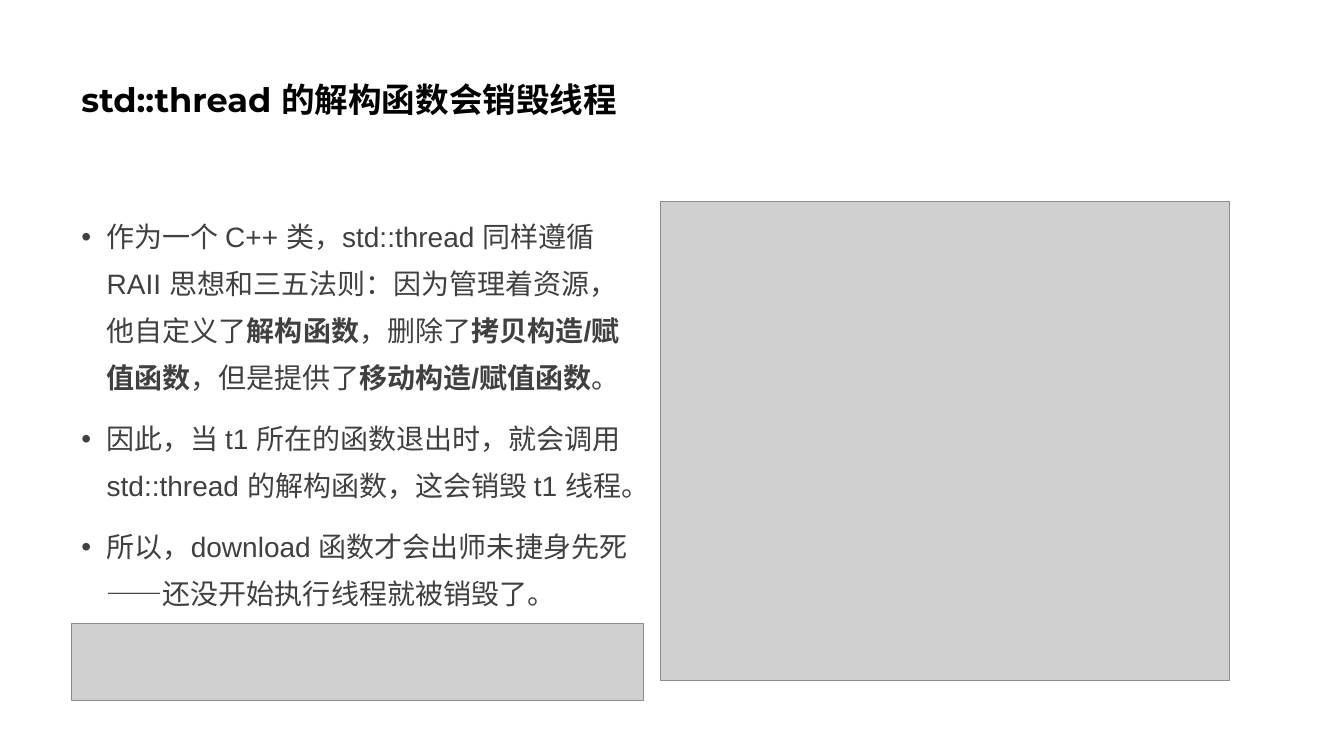
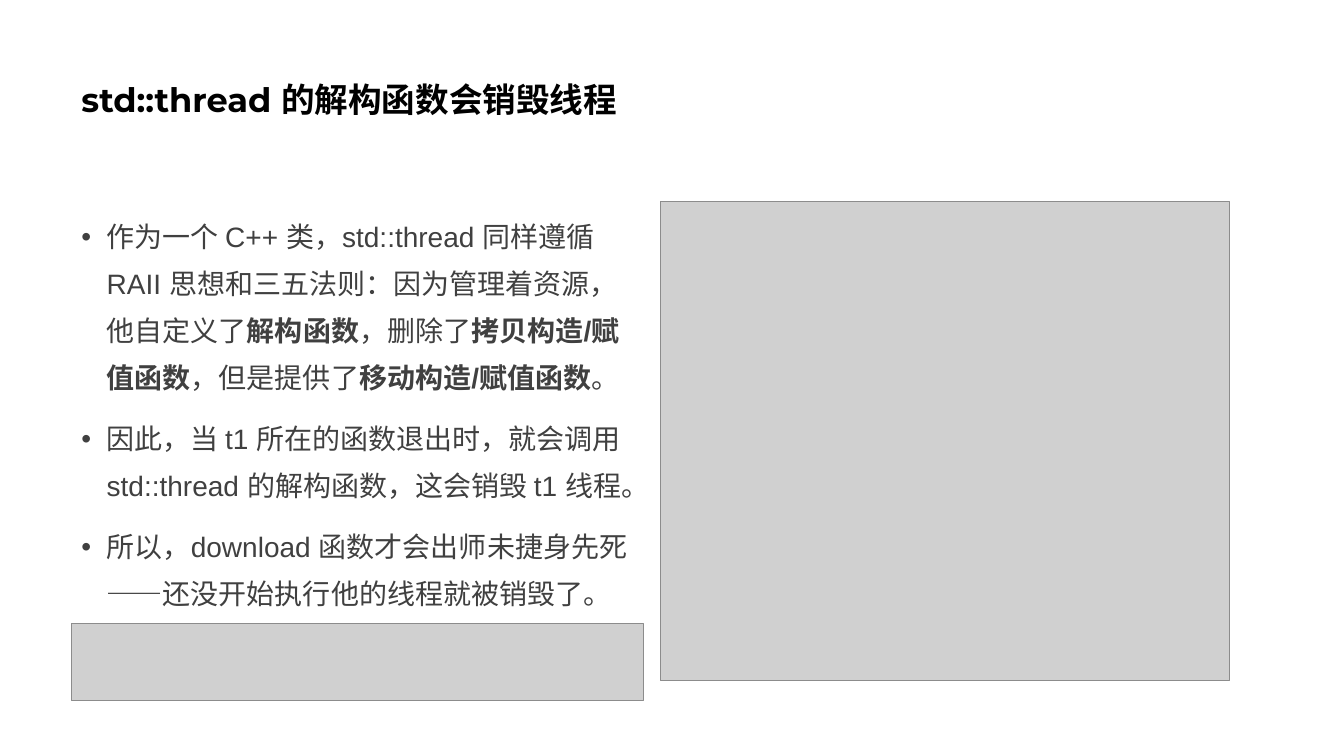
Before and after one commit to parallel101/course, a slide deck: slide 11 of 05/slides.pptx. Drawn at 1344x756 pixels with LibreOffice and Linux fonts; fonts in the diff are those of the drawing; grey boxes stand for pictures. Boxes give left, top, right and bottom in pixels: in the first picture for what was removed or moved away, otherwise in the second. Text is boxed around its words. In the diff, an @@ line names an element or a change of style, - is before the commit and + after.

Commit message:
add thread

```diff
--- a/05/slides.pptx
+++ b/05/slides.pptx
@@ text at [107,533,628,607]: text changed @@
-• 所以，download 函数才会出师未捷身先死——还没开始执行线程就被销毁了。
+• 所以，download 函数才会出师未捷身先死——还没开始执行他的线程就被销毁了。
```
Also in this commit, not shown: 3 other slides changed, 1 slide added, 18 other files.
